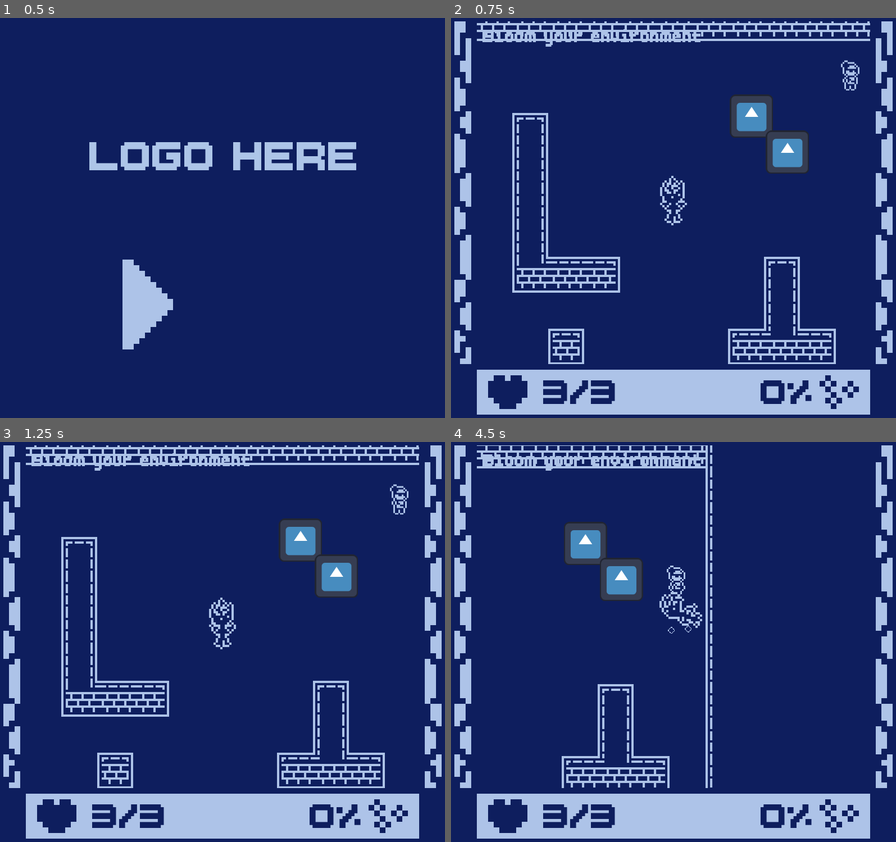
Above: before the commit, frames 1-4 (two rows, left to right).
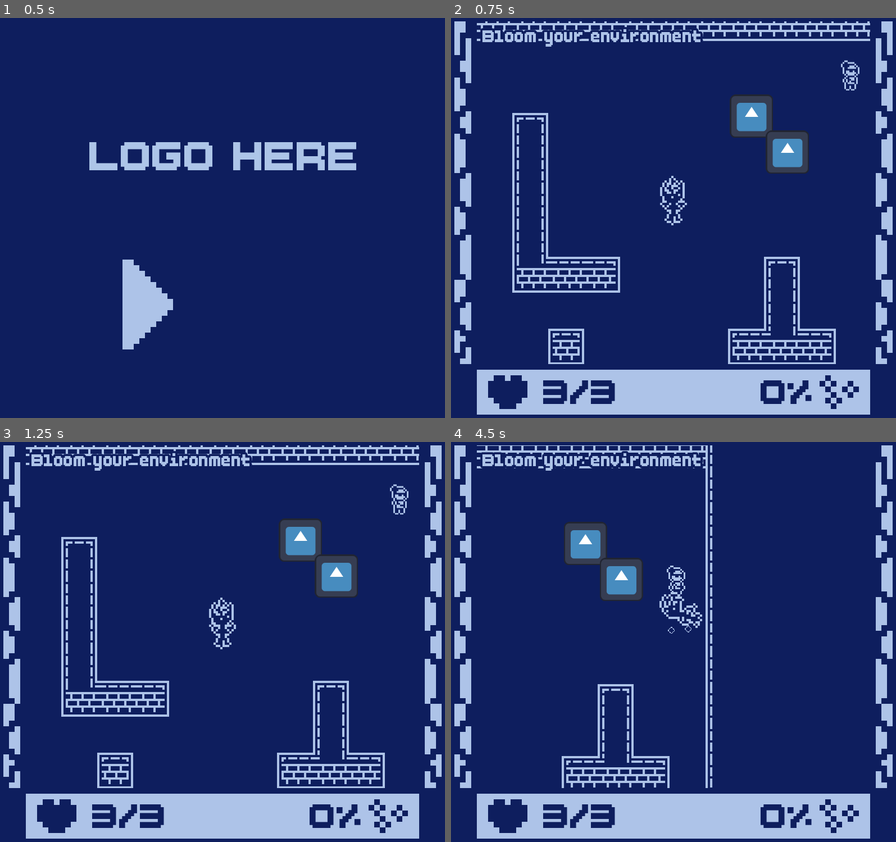
Above: after the commit, the same moments.

Repository: Shibe53/kabluem
Game: Godot game, scene res://UI/main_menu.tscn
Two runs of this game, one before a commit and one after it. Both use one fixed random seed, a clock stepped at 60 frames per second and the inputs below. The engine's default icon, where the game draws it, is replaced by a stand-in: a white triangle on a blue panel in a dark square.
Inputs (mouse positions are in pixels of both pictures, inside the frame that each line leads up to):
- Up to frame 1 (0.5 s): no input
- Up to frame 2 (0.75 s): click (597, 306) at 0.5 s
- Up to frame 3 (1.25 s): no input
- Up to frame 4 (4.5 s): tap Enter at 1.25 s; move the mouse to (771, 622) at 1.27 s; hold Right (ui_right) 1.28-2.03 s; right-click (771, 622) at 1.35 s; click (771, 622) at 1.42 s; move the mouse to (584, 662) at 2.02 s; hold Down (ui_down) 2.03-2.78 s; click (584, 662) at 2.1 s; move the mouse to (718, 554) at 2.77 s; hold Right (ui_right) 2.78-3.53 s; right-click (718, 554) at 2.85 s; move the mouse to (651, 722) at 3.52 s; hold Up (ui_up) 3.53-4.28 s; click (651, 722) at 3.6 s; move the mouse to (807, 702) at 4.27 s; hold Left (ui_left) from 4.28 s (still down); right-click (807, 702) at 4.35 s

Frame 1 is identical in both runs. In frame 2, 0.4% of the frame differs, in the area x 6-57%, y 2-6%; in frame 3, 0.4%; in frame 4, 0.5%, in the area x 6-57%, y 2-7%.

Commit message:
Finished level select
And other additions + refactoring

Diff:
--- a/Enemies/enemy.gd
+++ b/Enemies/enemy.gd
@@ -2,6 +2,8 @@
 class_name Enemy
 
 const LesserVeganEffect = preload("res://Effects/lesser_vegan_death.tscn")
+
+signal enemy_dead
 
 const ACCELERATION = 260
 const MAX_SPEED = 30
@@ -122,6 +124,7 @@
 	start_blinking()
 
 func _on_stats_no_health():
+	emit_signal("enemy_dead")
 	queue_free()
 	var lesserVeganEffect = LesserVeganEffect.instantiate()
 	get_parent().add_child(lesserVeganEffect)
--- a/Enemies/enemy_spawner.gd
+++ b/Enemies/enemy_spawner.gd
@@ -5,6 +5,7 @@
 @onready var area = $Area2D
 
 @export var ENEMY = LesserVegan
+@export var MAX_ENEMIES = 5
 @export var COOLDOWN = 20.0
 @export var SHOOT_RANGE = 300
 @export var DETECTION_RANGE = 300
@@ -16,20 +17,24 @@
 @export var SPREAD_ANGLE = 20
 
 var onCooldown = false
-var stats = PlayerStats
+var level_select = LevelSelect
+var current_enemies = 0
 
 func _ready():
-	stats.room_bloomed.connect(destroy_spawner)
+	level_select.room_bloomed.connect(stop_spawner)
 
 func _process(_delta: float) -> void:
 	if not onCooldown:
 		onCooldown = true
 		timerCD.start(COOLDOWN)
-		if not has_body_inside():
+		if not has_body_inside() and current_enemies < MAX_ENEMIES:
 			var enemy = ENEMY.instantiate()
 			var main = get_tree().current_scene
 			enemy.global_position = global_position
 			enemy.set_values(SHOOT_RANGE, DETECTION_RANGE)
+			level_select.enemies += 1
+			current_enemies += 1
+			enemy.enemy_dead.connect(enemy_dead)
 			main.add_child(enemy)
 			enemy.set_owner(main)
 			enemy.set_bullet_values(SPEED, BULLET_COOLDOWN, DAMAGE, SCALE, SPREAD, SPREAD_ANGLE)
@@ -37,8 +42,12 @@
 func has_body_inside() -> bool:
 	return area.get_overlapping_bodies().size() > 0
 
-func destroy_spawner():
-	queue_free()
+func enemy_dead():
+	LevelSelect.enemies -= 1
+	current_enemies -= 1
+
+func stop_spawner():
+	MAX_ENEMIES = 0
 
 func _on_timer_timeout() -> void:
 	onCooldown = false
--- a/Levels/level.gd
+++ b/Levels/level.gd
@@ -11,13 +11,17 @@
 var level_select = LevelSelect
 
 func _ready():
-	stats.room_bloomed.connect(kill_enemies)
-	stats.bloom_needed = bloom_needed
+	level_select.room_bloomed.connect(kill_enemies)
+	level_select.no_enemies_left.connect(go_to_endpoint)
+	level_select.bloom_needed = bloom_needed
 	stats.max_health = player_max_health
 	gui.visible = true
 
 func kill_enemies():
-	gui.change_obj_label("Free the rest of them")
+	if not endpoint.canEnd:
+		gui.change_obj_label("Free the rest of them")
+	else:
+		gui.change_obj_label("Burrow back from where you came from")
 
 func go_to_endpoint():
 	gui.change_obj_label("Burrow back from where you came from")
--- a/Levels/level1.tscn
+++ b/Levels/level1.tscn
@@ -18,7 +18,6 @@
 [node name="Level1" type="Node2D"]
 y_sort_enabled = true
 script = ExtResource("1_aunfx")
-bloom_needed = 10
 
 [node name="Player" parent="." instance=ExtResource("1_crycw")]
 y_sort_enabled = true
@@ -28,11 +27,14 @@
 
 [node name="EnemySpawner" parent="." instance=ExtResource("3_302sc")]
 position = Vector2(612, 96)
+MAX_ENEMIES = 2
+COOLDOWN = 5.0
 
 [node name="NavigationRegion2D" type="NavigationRegion2D" parent="."]
 navigation_polygon = SubResource("NavigationPolygon_aqk2v")
 
 [node name="TileMap" parent="NavigationRegion2D" instance=ExtResource("3_xy4tn")]
+z_index = -2
 
 [node name="TileMapLayer3" parent="NavigationRegion2D/TileMap" index="0"]
 tile_map_data = PackedByteArray("AAAAAAAAAQAMAAMAAAABAAAAAQAGAAQAAAAAAAEAAQAdAAEAAAABAAEAAQAYAAUAAAAAAAIAAQAHAAUAAAABAA …(1552 unchanged characters)…
@@ -44,6 +46,8 @@
 tile_map_data = PackedByteArray("AAD/////AAAFAAEAAAAAAP//AAABAAIAAAABAP//AAABAAIAAAACAP//AAABAAIAAAADAP//AAABAAIAAAAEAP …(3408 unchanged characters)…
 
 [node name="Endpoint" parent="." instance=ExtResource("5_aunfx")]
+z_index = -1
+position = Vector2(416, 32)
 
 [node name="CanvasLayer" type="CanvasLayer" parent="."]
 
--- a/Levels/level2.tscn
+++ b/Levels/level2.tscn
@@ -6,6 +6,7 @@
 [ext_resource type="PackedScene" uid="uid://cvcndvy84qr8e" path="res://Room/tile_map.tscn" id="4_ijnin"]
 [ext_resource type="PackedScene" uid="uid://cv43bkyxn4rr5" path="res://UI/GUI.tscn" id="5_lr0ko"]
 [ext_resource type="PackedScene" uid="uid://b7w2nsv2yrior" path="res://UI/pause_menu.tscn" id="6_tdxkx"]
+[ext_resource type="PackedScene" uid="uid://bu5w07yuwrmvq" path="res://Room/endpoint.tscn" id="7_ojro4"]
 
 [sub_resource type="NavigationPolygon" id="NavigationPolygon_aqk2v"]
 vertices = PackedVector2Array(478, 98, 674, 30, 674, 418, 610, 418, 478, 414, 610, 546, 482, 546, 30, 414, 482, 610, 30, 610, 354, 98, 354, 290, 30, 290, 30, 30)
@@ -52,6 +53,8 @@
 
 [node name="PauseMenu" parent="CanvasLayer" instance=ExtResource("6_tdxkx")]
 
+[node name="Endpoint" parent="." instance=ExtResource("7_ojro4")]
+
 [editable path="Enemy"]
 [editable path="Enemy/Hurtbox"]
 [editable path="Enemy/Hitbox"]
--- a/Levels/level_select.gd
+++ b/Levels/level_select.gd
@@ -1,4 +1,10 @@
 extends Node
+
+signal bloom_changed(value)
+signal room_bloomed
+signal no_enemies_left
+
+var bloomed = false
 
 @export var end = false:
 	set(value):
@@ -9,6 +15,7 @@
 @onready var level = 1:
 	set(value):
 		level = value
+		bloomed = false
 		end = false
 		match level:
 			1:
@@ -18,5 +25,23 @@
 			3:
 				pass
 
+@onready var bloom_needed = 80:
+	set(value):
+		bloom_needed = value
+
+@onready var bloom = 0:
+	set(value):
+		bloom = value
+		emit_signal("bloom_changed", bloom)
+		if bloom >= bloom_needed:
+			emit_signal("room_bloomed")
+			bloomed = true
+
+@onready var enemies = 0:
+	set(value):
+		enemies = value
+		if enemies == 0 and bloomed:
+			emit_signal("no_enemies_left")
+
 func change_scene(path : String):
 	get_tree().change_scene_to_file(path)
--- a/Room/Floor.gd
+++ b/Room/Floor.gd
@@ -15,7 +15,7 @@
 					affected_tiles.append(cell)
 					bloom_tiles += 1
 
-		PlayerStats.bloom += bloom_tiles
+		LevelSelect.bloom += bloom_tiles
 		bloom_tiles = 0
 		set_cells_terrain_connect(affected_tiles, 0, 0, true)
 
--- a/Room/endpoint.gd
+++ b/Room/endpoint.gd
@@ -2,6 +2,6 @@
 
 var canEnd = false
 
-func _on_area_entered(area: Area2D) -> void:
+func _on_area_entered(_area: Area2D) -> void:
 	if canEnd:
 		LevelSelect.end = true
--- a/Room/endpoint.tscn
+++ b/Room/endpoint.tscn
@@ -7,8 +7,9 @@
 radius = 73.0069
 
 [node name="Endpoint" type="Area2D"]
+scale = Vector2(0.4, 0.4)
 collision_layer = 0
-collision_mask = 2
+collision_mask = 4
 script = ExtResource("1_2um7x")
 
 [node name="Sprite2D" type="Sprite2D" parent="."]
--- a/UI/GUI.tscn
+++ b/UI/GUI.tscn
@@ -8,6 +8,11 @@
 font = ExtResource("3_dl5f7")
 font_size = 40
 font_color = Color(0.678431, 0.764706, 0.909804, 1)
+outline_size = 15
+outline_color = Color(0.054902, 0.117647, 0.368627, 1)
+shadow_size = 10
+shadow_color = Color(0.054902, 0.117647, 0.368627, 1)
+shadow_offset = Vector2(2, 2)
 
 [sub_resource type="LabelSettings" id="LabelSettings_n3xue"]
 font = ExtResource("3_dl5f7")
--- a/UI/gui.gd
+++ b/UI/gui.gd
@@ -4,21 +4,19 @@
 @onready var bloomLabel = $BloomLabel
 @onready var objLabel = $ObjectiveLabel
 
-var stats = PlayerStats
-
 func set_health(value):
-	healthLabel.text = str(value) + "/" + str(stats.max_health)
+	healthLabel.text = str(value) + "/" + str(PlayerStats.max_health)
 
 func set_max_health(value):
-	healthLabel.text = str(stats.health) + "/" + str(value)
+	healthLabel.text = str(PlayerStats.health) + "/" + str(value)
 
 func set_bloom(value):
-	bloomLabel.text = str(clamp(floor(value * 100 / stats.bloom_needed), 0, 100)) + "%"
+	bloomLabel.text = str(clamp(floor(value * 100 / LevelSelect.bloom_needed), 0, 100)) + "%"
 
 func change_obj_label(msg : String):
 	objLabel.text = msg
 
 func _ready():
-	stats.health_changed.connect(set_health)
-	stats.max_health_changed.connect(set_max_health)
-	stats.bloom_changed.connect(set_bloom)
+	PlayerStats.health_changed.connect(set_health)
+	PlayerStats.max_health_changed.connect(set_max_health)
+	LevelSelect.bloom_changed.connect(set_bloom)
--- a/stats.gd
+++ b/stats.gd
@@ -1,10 +1,8 @@
 extends Node
 
 signal no_health
-signal room_bloomed
 signal health_changed(value)
 signal max_health_changed(value)
-signal bloom_changed(value)
 
 @export var max_health = 3:
 	set(value):
@@ -19,14 +17,3 @@
 		emit_signal("health_changed", health)
 		if health <= 0:
 			emit_signal("no_health")
-
-@onready var bloom_needed = 80:
-	set(value):
-		bloom_needed = value
-
-@onready var bloom = 0:
-	set(value):
-		bloom = value
-		emit_signal("bloom_changed", bloom)
-		if bloom >= bloom_needed:
-			emit_signal("room_bloomed")
Not shown: 1 places in Levels/level2.tscn that only renumber resources
